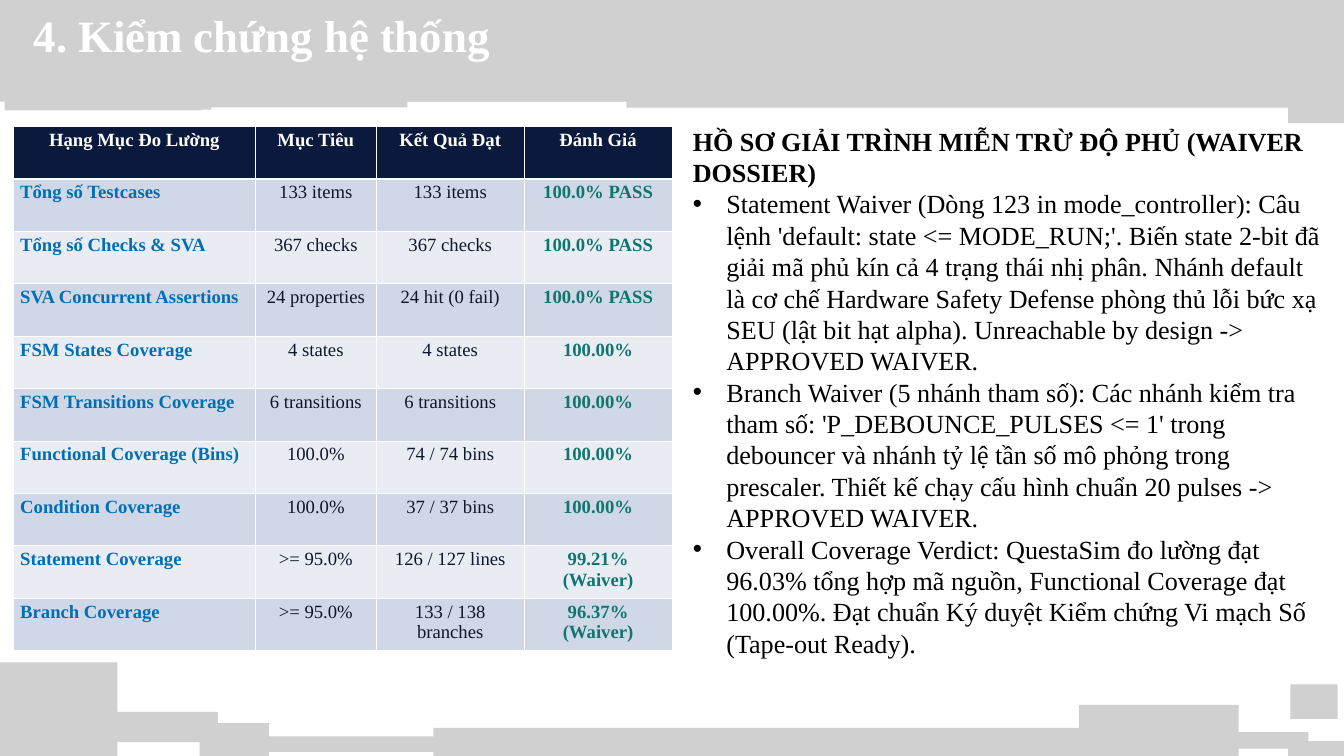
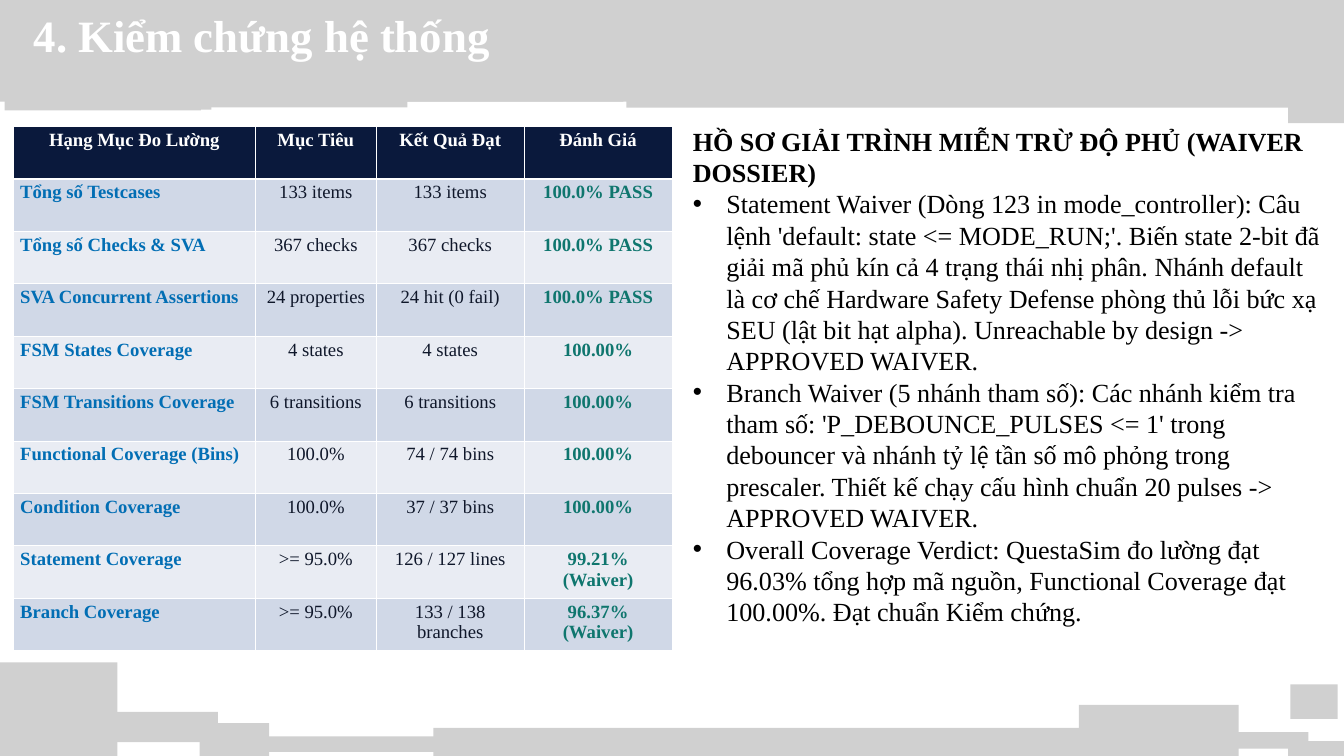
Before and after one commit to phamtrounggiang2105/Digital_Qorvo_Hust_2026, a slide deck: slide 12 of HMS_Timer_Ngo_Thai_Binh/docs/Final_Slide.pptx. Drawn at 1344x756 pixels with LibreOffice and Linux fonts; fonts in the diff are those of the drawing; grey boxes stand for pictures; background and template pictures are left out. Boxes give left, top, right and bottom in pixels: in the first picture for what was removed or moved away, otherwise in the second. Text is boxed around its words. In the diff, an @@ line names an element or a change of style, - is before the commit and + after.

```diff
--- a/HMS_Timer_Ngo_Thai_Binh/docs/Final_Slide.pptx
+++ b/HMS_Timer_Ngo_Thai_Binh/docs/Final_Slide.pptx
@@ text at (x1=726, y1=540, x2=1286, y2=627): text changed @@
-• Overall Coverage Verdict: QuestaSim đo lường đạt 96.03% tổng hợp mã nguồn, Functional Coverage đạt 100.00%. Đạt chuẩn Ký duyệt Kiểm chứng Vi mạch Số (Tape-out Ready).
+• Overall Coverage Verdict: QuestaSim đo lường đạt 96.03% tổng hợp mã nguồn, Functional Coverage đạt 100.00%. Đạt chuẩn Kiểm chứng.
```
Also in this commit, not shown: 2 other slides changed, 1 other file.
